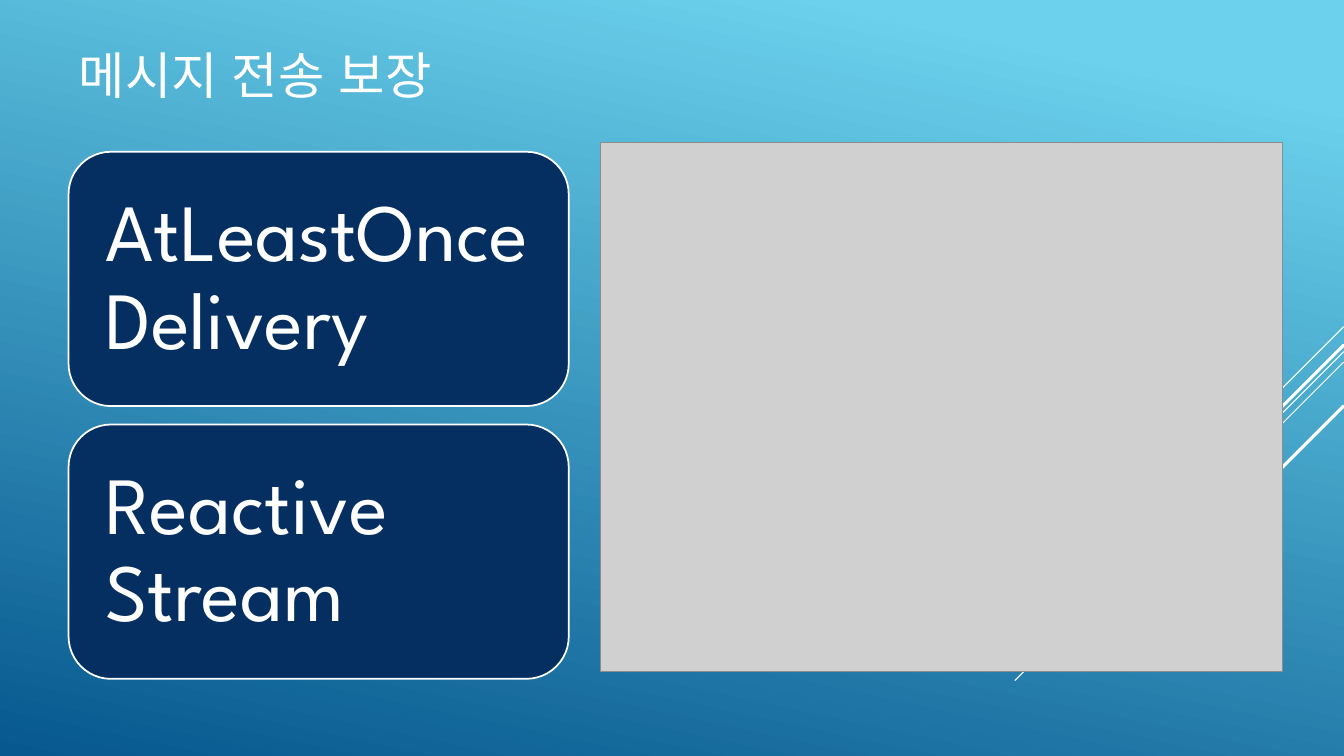
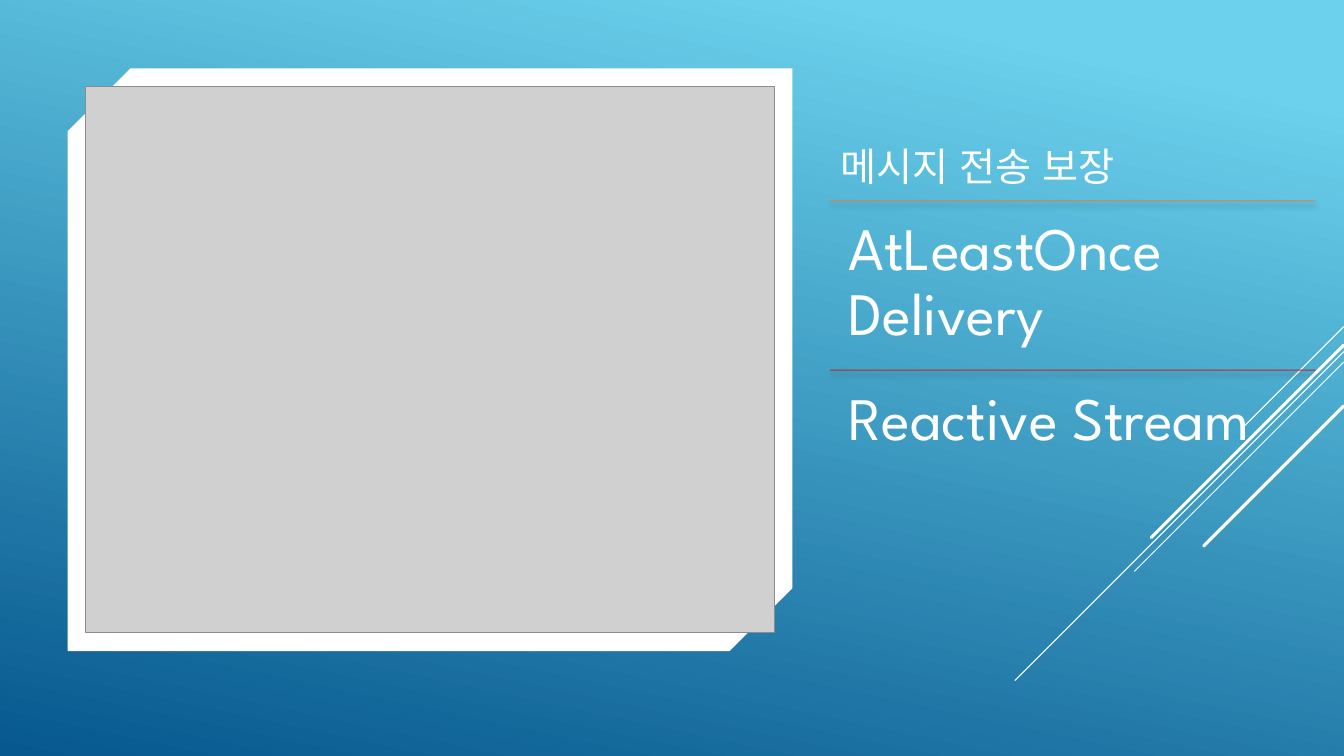
Before and after one commit to psmon/AkkaForNetCore, a slide deck: slide 14 of Doc/AKKA Introduce.pptx. Drawn at 1344x756 pixels with LibreOffice and Linux fonts; fonts in the diff are those of the drawing; grey boxes stand for pictures. Boxes give left, top, right and bottom in pixels: in the first picture for what was removed or moved away, otherwise in the second. Text is boxed around its words. In the diff, an @@ line names an element or a change of style, - is before the commit and + after.

```diff
--- a/Doc/AKKA Introduce.pptx
+++ b/Doc/AKKA Introduce.pptx
@@ snip diag rect added at [68,69,792,651], fill #FFFFFF @@
@@ picture: place and size @@
-picture at [601,143,1282,673]
+picture at [86,87,774,633]
@@ title "메시지 전송 보장": place and size @@
-title "메시지 전송 보장" at [79,52,432,98]
+title "메시지 전송 보장" at [840,148,1114,184]
@@ title "메시지 전송 보장" at [840,148,1114,184]: size 36 to 28 pt; vertical alignment middle to bottom @@
@@ rounded rectangle removed at [69,152,569,406] @@
@@ text removed at [81,164,556,394] @@
-AtLeastOnceDelivery
@@ line added from (831, 201) to (1315, 201), #E87D37 0.75 pt @@
@@ text added at [848,229,1162,348], 43 pt, text #FFFFFF @@
+AtLeastOnce
+Delivery
@@ text "Reactive Stream": place and size @@
-text "Reactive Stream" at [105,480,387,622]
+text "Reactive Stream" at [848,399,1250,458]
@@ text "Reactive Stream" at [848,399,1250,458]: size 58 to 43 pt; less space between paragraphs; vertical alignment middle to top @@
@@ line added from (831, 370) to (1315, 370), #C62324 0.75 pt @@
@@ group removed at [1015,327,1344,681]: 5 lines @@
@@ group added at [1015,327,1344,681]: 5 lines @@
@@ rounded rectangle removed at [69,424,569,679] @@
```
Also in this commit, not shown: 18 other slides changed, 1 slide added, 1 other file.
